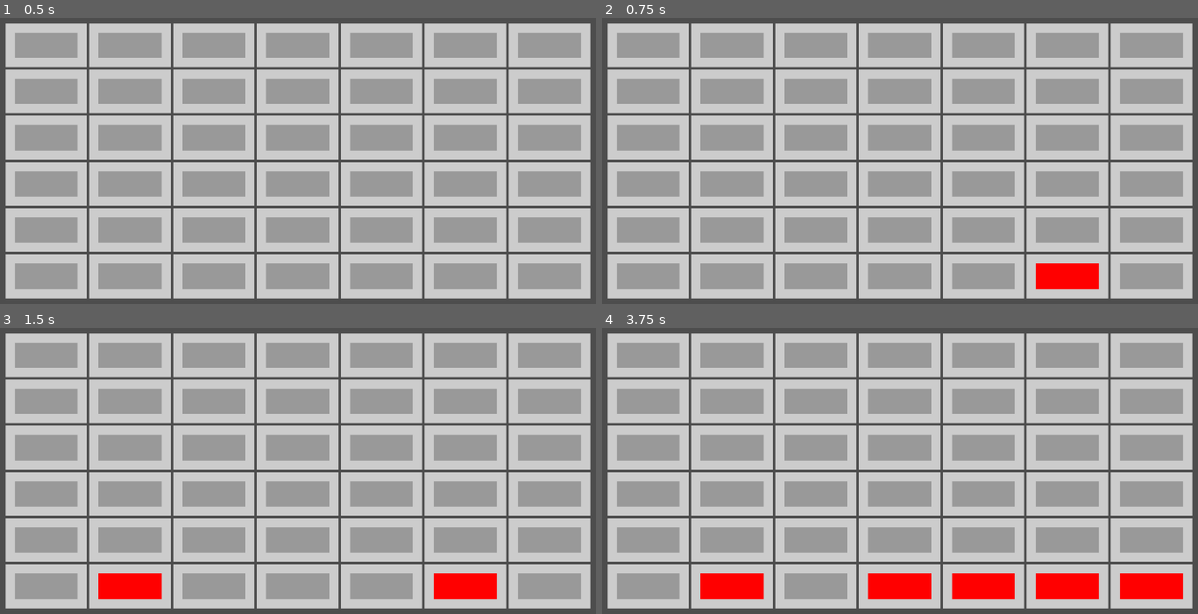
Above: before the commit, frames 1-4 (two rows, left to right).
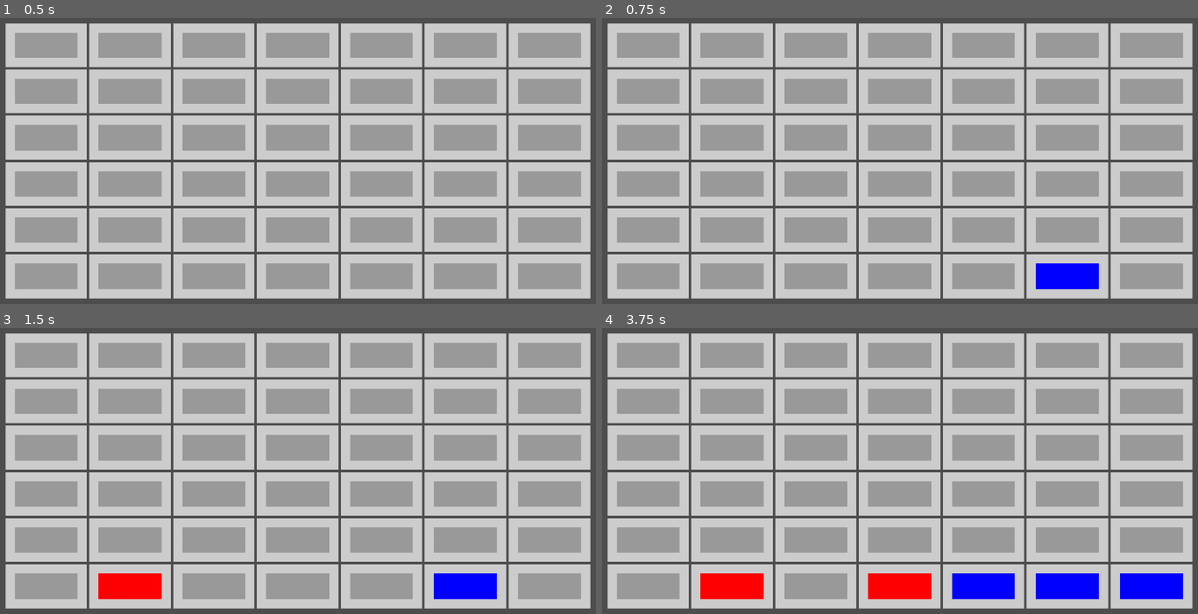
Above: after the commit, the same moments.

Repository: Shuflduf/Connect-Four
Game: Godot game, scene res://board.tscn
The game is run twice, just before and just after one commit, with the same random seed, the same clock (stepped at 60 frames per second) and the same inputs.
Inputs (mouse positions are in pixels of both pictures, inside the frame that each line leads up to):
- Up to frame 1 (0.5 s): no input
- Up to frame 2 (0.75 s): tap Enter at 0.5 s; move the mouse to (1054, 140) at 0.52 s; click (1054, 140) at 0.67 s
- Up to frame 3 (1.5 s): tap Space at 1.25 s; move the mouse to (154, 491) at 1.27 s; click (154, 491) at 1.42 s
- Up to frame 4 (3.75 s): tap Enter at 2, 3.5 s; move the mouse to (971, 382) at 2.02 s; click (971, 382) at 2.17 s; tap Space at 2.75 s; move the mouse to (864, 551) at 2.77 s; click (864, 551) at 2.92 s; move the mouse to (1114, 531) at 3.52 s; click (1114, 531) at 3.67 s

Frame 1 is identical in both runs. In frame 2, 1.0% of the frame differs, in the area x 72-84%, y 85-96%; in frame 3, 1.0%; in frame 4, 3.0%, in the area x 58-98%, y 85-96%.

Commit message:
alternating colours

Diff:
--- a/board.gd
+++ b/board.gd
@@ -1,6 +1,8 @@
 extends Control
 
 @onready var columns: HBoxContainer = $MarginContainer/Columns
+
+var player_1_turn = true
 
 func set_piece(cell_pos: Vector2i, new_colour: Color):
 	var col = columns.get_child(cell_pos.x)
@@ -18,14 +20,12 @@
 
 func _ready() -> void:
 	for col in columns.get_children():
-		for cell in col.get_children():
-			cell.gui_input.connect(func(event: InputEvent):
-				print("FBHDGFH")
-				if event is InputEventMouseButton:
-					if event.pressed:
-						if event.button_mask == MOUSE_BUTTON_MASK_LEFT:
-							print(cell)
-							place_piece(col.get_index()))
+		col.gui_input.connect(func(event: InputEvent):
+			print("FBHDGFH")
+			if event is InputEventMouseButton:
+				if event.pressed:
+					if event.button_mask == MOUSE_BUTTON_MASK_LEFT:
+						place_piece(col.get_index()))
 
 func col_full(index):
 	if columns.get_child(index).get_child(0).name.is_valid_html_color():
@@ -35,12 +35,14 @@
 func place_piece(index: int):
 	if col_full(index):
 		return
+	player_1_turn = !player_1_turn
 	var cells = columns.get_child(index).get_children()
 	for i in range(cells.size() - 1, -1, -1):
 		var cell = cells[i]
 		print(cell)
 		if (not cell.name.is_valid_html_color()) or i > cells.size() - 1:
-			set_piece(Vector2i(index, i), Color.RED)
+			var piece_col = Color.RED if player_1_turn else Color.BLUE
+			set_piece(Vector2i(index, i), piece_col)
 			break
 
 
--- a/board.tscn
+++ b/board.tscn
@@ -41,36 +41,42 @@
 layout_mode = 2
 size_flags_horizontal = 3
 size_flags_vertical = 3
+mouse_filter = 1
 theme_override_styles/panel = SubResource("StyleBoxFlat_b54j4")
 
 [node name="Panel2" type="Panel" parent="MarginContainer/Columns/VBoxContainer"]
 layout_mode = 2
 size_flags_horizontal = 3
 size_flags_vertical = 3
+mouse_filter = 1
 theme_override_styles/panel = SubResource("StyleBoxFlat_b54j4")
 
 [node name="Panel3" type="Panel" parent="MarginContainer/Columns/VBoxContainer"]
 layout_mode = 2
 size_flags_horizontal = 3
 size_flags_vertical = 3
+mouse_filter = 1
 theme_override_styles/panel = SubResource("StyleBoxFlat_b54j4")
 
 [node name="Panel4" type="Panel" parent="MarginContainer/Columns/VBoxContainer"]
 layout_mode = 2
 size_flags_horizontal = 3
 size_flags_vertical = 3
+mouse_filter = 1
 theme_override_styles/panel = SubResource("StyleBoxFlat_b54j4")
 
 [node name="Panel5" type="Panel" parent="MarginContainer/Columns/VBoxContainer"]
 layout_mode = 2
 size_flags_horizontal = 3
 size_flags_vertical = 3
+mouse_filter = 1
 theme_override_styles/panel = SubResource("StyleBoxFlat_b54j4")
 
 [node name="Panel6" type="Panel" parent="MarginContainer/Columns/VBoxContainer"]
 layout_mode = 2
 size_flags_horizontal = 3
 size_flags_vertical = 3
+mouse_filter = 1
 theme_override_styles/panel = SubResource("StyleBoxFlat_b54j4")
 
 [node name="VBoxContainer2" type="VBoxContainer" parent="MarginContainer/Columns"]
@@ -81,36 +87,42 @@
 layout_mode = 2
 size_flags_horizontal = 3
 size_flags_vertical = 3
+mouse_filter = 1
 theme_override_styles/panel = SubResource("StyleBoxFlat_b54j4")
 
 [node name="Panel2" type="Panel" parent="MarginContainer/Columns/VBoxContainer2"]
 layout_mode = 2
 size_flags_horizontal = 3
 size_flags_vertical = 3
+mouse_filter = 1
 theme_override_styles/panel = SubResource("StyleBoxFlat_b54j4")
 
 [node name="Panel3" type="Panel" parent="MarginContainer/Columns/VBoxContainer2"]
 layout_mode = 2
 size_flags_horizontal = 3
 size_flags_vertical = 3
+mouse_filter = 1
 theme_override_styles/panel = SubResource("StyleBoxFlat_b54j4")
 
 [node name="Panel4" type="Panel" parent="MarginContainer/Columns/VBoxContainer2"]
 layout_mode = 2
 size_flags_horizontal = 3
 size_flags_vertical = 3
+mouse_filter = 1
 theme_override_styles/panel = SubResource("StyleBoxFlat_b54j4")
 
 [node name="Panel5" type="Panel" parent="MarginContainer/Columns/VBoxContainer2"]
 layout_mode = 2
 size_flags_horizontal = 3
 size_flags_vertical = 3
+mouse_filter = 1
 theme_override_styles/panel = SubResource("StyleBoxFlat_b54j4")
 
 [node name="Panel6" type="Panel" parent="MarginContainer/Columns/VBoxContainer2"]
 layout_mode = 2
 size_flags_horizontal = 3
 size_flags_vertical = 3
+mouse_filter = 1
 theme_override_styles/panel = SubResource("StyleBoxFlat_b54j4")
 
 [node name="VBoxContainer3" type="VBoxContainer" parent="MarginContainer/Columns"]
@@ -121,36 +133,42 @@
 layout_mode = 2
 size_flags_horizontal = 3
 size_flags_vertical = 3
+mouse_filter = 1
 theme_override_styles/panel = SubResource("StyleBoxFlat_b54j4")
 
 [node name="Panel2" type="Panel" parent="MarginContainer/Columns/VBoxContainer3"]
 layout_mode = 2
 size_flags_horizontal = 3
 size_flags_vertical = 3
+mouse_filter = 1
 theme_override_styles/panel = SubResource("StyleBoxFlat_b54j4")
 
 [node name="Panel3" type="Panel" parent="MarginContainer/Columns/VBoxContainer3"]
 layout_mode = 2
 size_flags_horizontal = 3
 size_flags_vertical = 3
+mouse_filter = 1
 theme_override_styles/panel = SubResource("StyleBoxFlat_b54j4")
 
 [node name="Panel4" type="Panel" parent="MarginContainer/Columns/VBoxContainer3"]
 layout_mode = 2
 size_flags_horizontal = 3
 size_flags_vertical = 3
+mouse_filter = 1
 theme_override_styles/panel = SubResource("StyleBoxFlat_b54j4")
 
 [node name="Panel5" type="Panel" parent="MarginContainer/Columns/VBoxContainer3"]
 layout_mode = 2
 size_flags_horizontal = 3
 size_flags_vertical = 3
+mouse_filter = 1
 theme_override_styles/panel = SubResource("StyleBoxFlat_b54j4")
 
 [node name="Panel6" type="Panel" parent="MarginContainer/Columns/VBoxContainer3"]
 layout_mode = 2
 size_flags_horizontal = 3
 size_flags_vertical = 3
+mouse_filter = 1
 theme_override_styles/panel = SubResource("StyleBoxFlat_b54j4")
 
 [node name="VBoxContainer4" type="VBoxContainer" parent="MarginContainer/Columns"]
@@ -161,36 +179,42 @@
 layout_mode = 2
 size_flags_horizontal = 3
 size_flags_vertical = 3
+mouse_filter = 1
 theme_override_styles/panel = SubResource("StyleBoxFlat_b54j4")
 
 [node name="Panel2" type="Panel" parent="MarginContainer/Columns/VBoxContainer4"]
 layout_mode = 2
 size_flags_horizontal = 3
 size_flags_vertical = 3
+mouse_filter = 1
 theme_override_styles/panel = SubResource("StyleBoxFlat_b54j4")
 
 [node name="Panel3" type="Panel" parent="MarginContainer/Columns/VBoxContainer4"]
 layout_mode = 2
 size_flags_horizontal = 3
 size_flags_vertical = 3
+mouse_filter = 1
 theme_override_styles/panel = SubResource("StyleBoxFlat_b54j4")
 
 [node name="Panel4" type="Panel" parent="MarginContainer/Columns/VBoxContainer4"]
 layout_mode = 2
 size_flags_horizontal = 3
 size_flags_vertical = 3
+mouse_filter = 1
 theme_override_styles/panel = SubResource("StyleBoxFlat_b54j4")
 
 [node name="Panel5" type="Panel" parent="MarginContainer/Columns/VBoxContainer4"]
 layout_mode = 2
 size_flags_horizontal = 3
 size_flags_vertical = 3
+mouse_filter = 1
 theme_override_styles/panel = SubResource("StyleBoxFlat_b54j4")
 
 [node name="Panel6" type="Panel" parent="MarginContainer/Columns/VBoxContainer4"]
 layout_mode = 2
 size_flags_horizontal = 3
 size_flags_vertical = 3
+mouse_filter = 1
 theme_override_styles/panel = SubResource("StyleBoxFlat_b54j4")
 
 [node name="VBoxContainer5" type="VBoxContainer" parent="MarginContainer/Columns"]
@@ -201,36 +225,42 @@
 layout_mode = 2
 size_flags_horizontal = 3
 size_flags_vertical = 3
+mouse_filter = 1
 theme_override_styles/panel = SubResource("StyleBoxFlat_b54j4")
 
 [node name="Panel2" type="Panel" parent="MarginContainer/Columns/VBoxContainer5"]
 layout_mode = 2
 size_flags_horizontal = 3
 size_flags_vertical = 3
+mouse_filter = 1
 theme_override_styles/panel = SubResource("StyleBoxFlat_b54j4")
 
 [node name="Panel3" type="Panel" parent="MarginContainer/Columns/VBoxContainer5"]
 layout_mode = 2
 size_flags_horizontal = 3
 size_flags_vertical = 3
+mouse_filter = 1
 theme_override_styles/panel = SubResource("StyleBoxFlat_b54j4")
 
 [node name="Panel4" type="Panel" parent="MarginContainer/Columns/VBoxContainer5"]
 layout_mode = 2
 size_flags_horizontal = 3
 size_flags_vertical = 3
+mouse_filter = 1
 theme_override_styles/panel = SubResource("StyleBoxFlat_b54j4")
 
 [node name="Panel5" type="Panel" parent="MarginContainer/Columns/VBoxContainer5"]
 layout_mode = 2
 size_flags_horizontal = 3
 size_flags_vertical = 3
+mouse_filter = 1
 theme_override_styles/panel = SubResource("StyleBoxFlat_b54j4")
 
 [node name="Panel6" type="Panel" parent="MarginContainer/Columns/VBoxContainer5"]
 layout_mode = 2
 size_flags_horizontal = 3
 size_flags_vertical = 3
+mouse_filter = 1
 theme_override_styles/panel = SubResource("StyleBoxFlat_b54j4")
 
 [node name="VBoxContainer6" type="VBoxContainer" parent="MarginContainer/Columns"]
@@ -241,36 +271,42 @@
 layout_mode = 2
 size_flags_horizontal = 3
 size_flags_vertical = 3
+mouse_filter = 1
 theme_override_styles/panel = SubResource("StyleBoxFlat_b54j4")
 
 [node name="Panel2" type="Panel" parent="MarginContainer/Columns/VBoxContainer6"]
 layout_mode = 2
 size_flags_horizontal = 3
 size_flags_vertical = 3
+mouse_filter = 1
 theme_override_styles/panel = SubResource("StyleBoxFlat_b54j4")
 
 [node name="Panel3" type="Panel" parent="MarginContainer/Columns/VBoxContainer6"]
 layout_mode = 2
 size_flags_horizontal = 3
 size_flags_vertical = 3
+mouse_filter = 1
 theme_override_styles/panel = SubResource("StyleBoxFlat_b54j4")
 
 [node name="Panel4" type="Panel" parent="MarginContainer/Columns/VBoxContainer6"]
 layout_mode = 2
 size_flags_horizontal = 3
 size_flags_vertical = 3
+mouse_filter = 1
 theme_override_styles/panel = SubResource("StyleBoxFlat_b54j4")
 
 [node name="Panel5" type="Panel" parent="MarginContainer/Columns/VBoxContainer6"]
 layout_mode = 2
 size_flags_horizontal = 3
 size_flags_vertical = 3
+mouse_filter = 1
 theme_override_styles/panel = SubResource("StyleBoxFlat_b54j4")
 
 [node name="Panel6" type="Panel" parent="MarginContainer/Columns/VBoxContainer6"]
 layout_mode = 2
 size_flags_horizontal = 3
 size_flags_vertical = 3
+mouse_filter = 1
 theme_override_styles/panel = SubResource("StyleBoxFlat_b54j4")
 
 [node name="VBoxContainer7" type="VBoxContainer" parent="MarginContainer/Columns"]
@@ -281,36 +317,42 @@
 layout_mode = 2
 size_flags_horizontal = 3
 size_flags_vertical = 3
+mouse_filter = 1
 theme_override_styles/panel = SubResource("StyleBoxFlat_b54j4")
 
 [node name="Panel2" type="Panel" parent="MarginContainer/Columns/VBoxContainer7"]
 layout_mode = 2
 size_flags_horizontal = 3
 size_flags_vertical = 3
+mouse_filter = 1
 theme_override_styles/panel = SubResource("StyleBoxFlat_b54j4")
 
 [node name="Panel3" type="Panel" parent="MarginContainer/Columns/VBoxContainer7"]
 layout_mode = 2
 size_flags_horizontal = 3
 size_flags_vertical = 3
+mouse_filter = 1
 theme_override_styles/panel = SubResource("StyleBoxFlat_b54j4")
 
 [node name="Panel4" type="Panel" parent="MarginContainer/Columns/VBoxContainer7"]
 layout_mode = 2
 size_flags_horizontal = 3
 size_flags_vertical = 3
+mouse_filter = 1
 theme_override_styles/panel = SubResource("StyleBoxFlat_b54j4")
 
 [node name="Panel5" type="Panel" parent="MarginContainer/Columns/VBoxContainer7"]
 layout_mode = 2
 size_flags_horizontal = 3
 size_flags_vertical = 3
+mouse_filter = 1
 theme_override_styles/panel = SubResource("StyleBoxFlat_b54j4")
 
 [node name="Panel6" type="Panel" parent="MarginContainer/Columns/VBoxContainer7"]
 layout_mode = 2
 size_flags_horizontal = 3
 size_flags_vertical = 3
+mouse_filter = 1
 theme_override_styles/panel = SubResource("StyleBoxFlat_b54j4")
 
 [connection signal="gui_input" from="MarginContainer/Columns/VBoxContainer" to="." method="_on_v_box_container_gui_input"]
